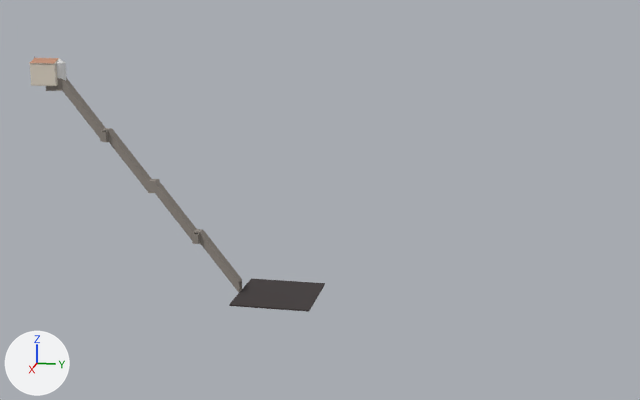
The Blender file games/selva-oscura/assets/world/static_meshes/source/crypt_foundation.blend, before and after one commit.
One viewpoint serves both versions: a camera (50 mm lens) standing at (248.8, 133.8, 30.2) and looking at (0.3, 84.1, -31.9). Lighting does not change. The marker at lower left points along +X, +Y and +Z. The picture after the commit comes second.

The first picture shows 'acheron_platform', 'alcove_0_rear', 'alcove_2_rear', 'alcove_2_side_p', 'corridor_ceiling_0', 'corridor_ceiling_1', 'corridor_ceiling_2', 'corridor_ceiling_3', 'corridor_landing_ceiling_1', 'corridor_landing_ceiling_2', 'corridor_landing_wall_1_r', 'corridor_ramp_2', 'corridor_ramp_3', 'corridor_wall_0_r', 'corridor_wall_1_r', 'corridor_wall_2_r', 'corridor_wall_3_l', 'corridor_wall_3_r', 'crypt_wall_side_right' and 4 more.
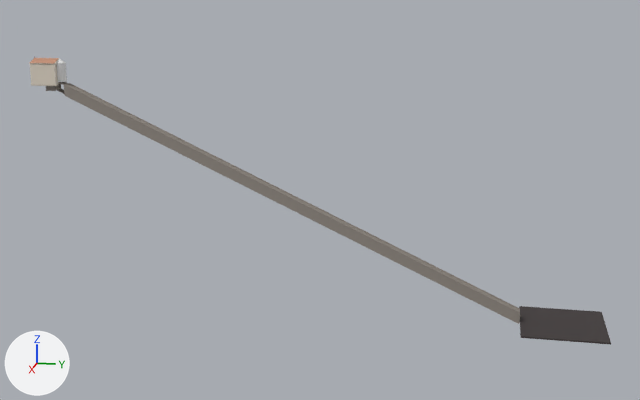
Not visible in the pictures: 'corridor_landing_floor_1', 'corridor_wall_2_l', 'corridor_landing_floor_2', 'corridor_landing_wall_2_l', 'alcove_2_side_n', 'descent_step_0003', 'descent_step_0004', 'descent_step_0005', 'descent_step_0006', 'descent_step_0399'.

Changed parts and their boxes [x1, y1, x2, y2] in the pictures (640 x 400 px):
'descent_wall_r', added: after [64, 84, 520, 324]
'acheron_platform', moved: before [229, 278, 325, 312]; after [519, 306, 611, 345]
'descent_ceiling', added: after [58, 82, 520, 312]
'descent_wall_l', added: after [69, 83, 520, 309]
'corridor_wall_1_r', deleted: before [108, 132, 148, 191]
'corridor_wall_3_r', deleted: before [200, 234, 240, 292]
'corridor_wall_0_r', deleted: before [61, 80, 101, 137]
'corridor_wall_2_r', deleted: before [154, 183, 193, 239]
'corridor_ceiling_1', deleted: before [108, 129, 151, 182]
'corridor_ceiling_0', deleted: before [61, 78, 105, 131]
'corridor_ceiling_2', deleted: before [154, 179, 196, 233]
'corridor_ceiling_3', deleted: before [200, 230, 242, 283]
'alcove_0_rear', deleted: before [100, 131, 106, 142]
'corridor_landing_wall_1_r', deleted: before [148, 182, 154, 192]
'alcove_2_rear', deleted: before [192, 234, 199, 244]
'corridor_ramp_3', deleted: before [201, 244, 242, 291]
'corridor_ramp_2', deleted: before [155, 193, 192, 240]
'corridor_landing_ceiling_2', deleted: before [194, 229, 203, 233]
'corridor_landing_ceiling_1', deleted: before [148, 179, 157, 182]
'corridor_wall_3_l', deleted: before [239, 280, 242, 289]
'alcove_2_side_p', deleted: before [198, 233, 200, 243]

Patch to the scene script:
```diff
--- a/games/selva-oscura/assets/world/static_meshes/source/crypt_foundation.blend.py
+++ b/games/selva-oscura/assets/world/static_meshes/source/crypt_foundation.blend.py
@@ me_descent_ceiling_mesh @@
+me_descent_ceiling_mesh.from_pydata([(-1.5, 3.3, 1.5), (1.5, 3.3, 1.5), (-1.5, 143.0, -62.3), (1.5, 143.0, -62.3), (-1.5, 3.3, 1.2), (1.5, 3.3, 1.2), (-1.5, 143.0, -62.6), (1.5, 143.0, -62.6)], [], [(0, 1, 3, 2), (6, 7, 5, 4), (0, 2, 6, 4), (3, 1, 5, 7), (1, 0, 4, 5), (2, 3, 7, 6)])
+me_descent_ceiling_mesh.materials.append(mat_descent_stone)  # grey #908981
@@ me_descent_wall_r_mesh @@
+me_descent_wall_r_mesh.from_pydata([(1.5, 6.0, -3.0), (1.8, 6.0, -3.0), (1.5, 143.0, -65.6), (1.8, 143.0, -65.6), (1.5, 6.0, 0.5), (1.8, 6.0, 0.5), (1.5, 143.0, -62.1), (1.8, 143.0, -62.1)], [], [(4, 5, 7, 6), (2, 3, 1, 0), (0, 1, 5, 4), (3, 2, 6, 7), (1, 3, 7, 5), (2, 0, 4, 6)])
+me_descent_wall_r_mesh.materials.append(mat_descent_stone)  # grey #908981
@@ me_descent_wall_l_mesh @@
+me_descent_wall_l_mesh.from_pydata([(-1.8, 6.0, -3.0), (-1.5, 6.0, -3.0), (-1.8, 143.0, -65.6), (-1.5, 143.0, -65.6), (-1.8, 6.0, 0.5), (-1.5, 6.0, 0.5), (-1.8, 143.0, -62.1), (-1.5, 143.0, -62.1)], [], [(4, 5, 7, 6), (2, 3, 1, 0), (0, 1, 5, 4), (3, 2, 6, 7), (1, 3, 7, 5), (2, 0, 4, 6)])
+me_descent_wall_l_mesh.materials.append(mat_descent_stone)  # grey #908981
@@ ob_crypt_pilaster_3 @@
 ob_crypt_pilaster_3 = bpy.data.objects.new('crypt_pilaster_3', me_cube_021)
-ob_crypt_pilaster_3.location = (2.9, 4.0, 3.4)
+ob_crypt_pilaster_3.location = (2.8, 4.0, 3.4)
@@ ob_corridor_wall_0_r @@
-ob_corridor_wall_0_r = bpy.data.objects.new('corridor_wall_0_r', me_corridor_wall_0_r_mesh)
@@ ob_corridor_ceiling_0 @@
-ob_corridor_ceiling_0 = bpy.data.objects.new('corridor_ceiling_0', me_corridor_ceiling_0_mesh)
@@ ob_alcove_0_rear @@
-ob_alcove_0_rear = bpy.data.objects.new('alcove_0_rear', me_cube_046)
@@ ob_corridor_wall_1_r @@
-ob_corridor_wall_1_r = bpy.data.objects.new('corridor_wall_1_r', me_corridor_wall_1_r_mesh)
@@ ob_corridor_ceiling_1 @@
-ob_corridor_ceiling_1 = bpy.data.objects.new('corridor_ceiling_1', me_corridor_ceiling_1_mesh)
@@ ob_corridor_landing_floor_1 @@
-ob_corridor_landing_floor_1 = bpy.data.objects.new('corridor_landing_floor_1', me_cube_050)
@@ ob_corridor_landing_wall_1_r @@
-ob_corridor_landing_wall_1_r = bpy.data.objects.new('corridor_landing_wall_1_r', me_cube_056)
@@ ob_corridor_landing_ceiling_1 @@
-ob_corridor_landing_ceiling_1 = bpy.data.objects.new('corridor_landing_ceiling_1', me_cube_057)
@@ ob_corridor_ramp_2 @@
-ob_corridor_ramp_2 = bpy.data.objects.new('corridor_ramp_2', me_corridor_ramp_2_mesh)
@@ ob_corridor_wall_2_l @@
-ob_corridor_wall_2_l = bpy.data.objects.new('corridor_wall_2_l', me_corridor_wall_2_l_mesh)
@@ ob_corridor_wall_2_r @@
-ob_corridor_wall_2_r = bpy.data.objects.new('corridor_wall_2_r', me_corridor_wall_2_r_mesh)
@@ ob_corridor_ceiling_2 @@
-ob_corridor_ceiling_2 = bpy.data.objects.new('corridor_ceiling_2', me_corridor_ceiling_2_mesh)
@@ ob_corridor_landing_floor_2 @@
-ob_corridor_landing_floor_2 = bpy.data.objects.new('corridor_landing_floor_2', me_cube_058)
@@ ob_corridor_landing_wall_2_l @@
-ob_corridor_landing_wall_2_l = bpy.data.objects.new('corridor_landing_wall_2_l', me_cube_059)
@@ ob_alcove_2_rear @@
-ob_alcove_2_rear = bpy.data.objects.new('alcove_2_rear', me_cube_062)
@@ ob_alcove_2_side_n @@
-ob_alcove_2_side_n = bpy.data.objects.new('alcove_2_side_n', me_cube_063)
@@ ob_alcove_2_side_p @@
-ob_alcove_2_side_p = bpy.data.objects.new('alcove_2_side_p', me_cube_064)
@@ ob_corridor_landing_ceiling_2 @@
-ob_corridor_landing_ceiling_2 = bpy.data.objects.new('corridor_landing_ceiling_2', me_cube_065)
@@ ob_corridor_ramp_3 @@
-ob_corridor_ramp_3 = bpy.data.objects.new('corridor_ramp_3', me_corridor_ramp_3_mesh)
@@ ob_corridor_wall_3_l @@
-ob_corridor_wall_3_l = bpy.data.objects.new('corridor_wall_3_l', me_corridor_wall_3_l_mesh)
@@ ob_corridor_wall_3_r @@
-ob_corridor_wall_3_r = bpy.data.objects.new('corridor_wall_3_r', me_corridor_wall_3_r_mesh)
@@ ob_corridor_ceiling_3 @@
-ob_corridor_ceiling_3 = bpy.data.objects.new('corridor_ceiling_3', me_corridor_ceiling_3_mesh)
@@ ob_acheron_platform @@
 ob_acheron_platform = bpy.data.objects.new('acheron_platform', me_cube_066)
-ob_acheron_platform.location = (0.0, 71.2, -62.2)
+ob_acheron_platform.location = (0.0, 155.2, -65.4)
@@ ob_descent_ceiling @@
+ob_descent_ceiling = bpy.data.objects.new('descent_ceiling', me_descent_ceiling_mesh)
+ob_descent_ceiling.location = (0.0, 0.0, 0.0)
@@ ob_descent_wall_r @@
+ob_descent_wall_r = bpy.data.objects.new('descent_wall_r', me_descent_wall_r_mesh)
+ob_descent_wall_r.location = (0.0, 0.0, 0.0)
@@ ob_descent_wall_l @@
+ob_descent_wall_l = bpy.data.objects.new('descent_wall_l', me_descent_wall_l_mesh)
+ob_descent_wall_l.location = (0.0, 0.0, 0.0)
@@ ob_descent_step_0399 @@
+ob_descent_step_0399 = bpy.data.objects.new('descent_step_0399', me_cube_437)  # a box spanning x -1.5..1.5, y -0.18..0.18, z -0.08..0.08; in mat_descent_stone (grey #908981)
+ob_descent_step_0399.location = (0.0, 143.0, -65.2)
@@ ob_descent_step_0006 @@
+ob_descent_step_0006 = bpy.data.objects.new('descent_step_0006', me_cube_437.copy())
+ob_descent_step_0006.location = (0.0, 5.4, -2.3)
@@ ob_descent_step_0005 @@
+ob_descent_step_0005 = bpy.data.objects.new('descent_step_0005', me_cube_437.copy())
+ob_descent_step_0005.location = (0.0, 5.1, -2.2)
@@ ob_descent_step_0004 @@
+ob_descent_step_0004 = bpy.data.objects.new('descent_step_0004', me_cube_437.copy())
+ob_descent_step_0004.location = (0.0, 4.7, -2.0)
@@ ob_descent_step_0003 @@
+ob_descent_step_0003 = bpy.data.objects.new('descent_step_0003', me_cube_437.copy())
+ob_descent_step_0003.location = (0.0, 4.4, -1.9)
```
